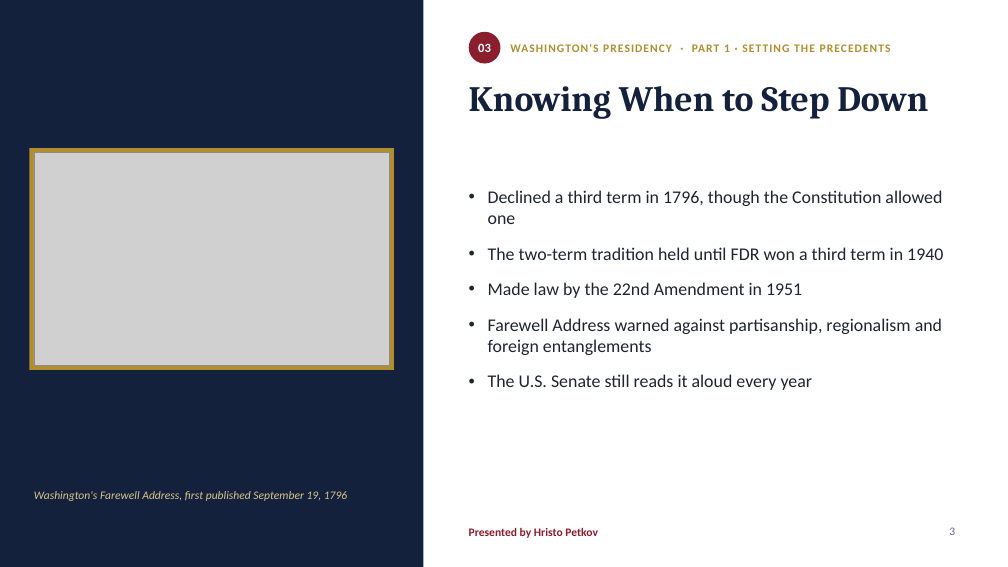
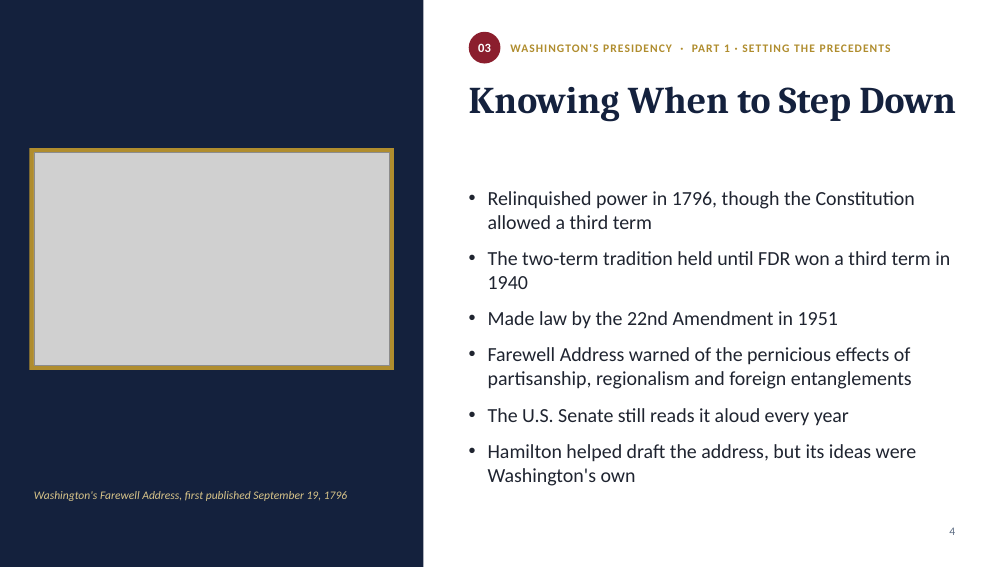
Before and after one commit to hristowork14-alt/Hristo, a slide deck: slide 4 of Washington_Presidency_Petkov_Dimitrov.pptx (slide 3 before the commit). Drawn at 1008x567 pixels with LibreOffice and Linux fonts; fonts in the diff are those of the drawing; grey boxes stand for pictures. Boxes give left, top, right and bottom in pixels: in the first picture for what was removed or moved away, otherwise in the second. Text is boxed around its words. In the diff, an @@ line names an element or a change of style, - is before the commit and + after.

```diff
--- a/Washington_Presidency_Petkov_Dimitrov.pptx
+++ b/Washington_Presidency_Petkov_Dimitrov.pptx
@@ title "Knowing When to Step Down" at [469,86,956,122]: size 34 to 36 pt @@
@@ text at [488,191,915,229]: text changed; size 17 to 19 pt @@
-• Declined a third term in 1796, though the Constitution allowed one
+• Relinquished power in 1796, though the Constitution allowed a third term
@@ text at [488,251,950,426]: size 17 to 19 pt in "The two-term tradition held until FDR won ...", "Made law by the 22nd Amendment in ...", "The U.S. Senate still reads it aloud ..."; less space between paragraphs @@
@@ text at [488,347,912,389]: text changed; size 17 to 19 pt @@
-• Farewell Address warned against partisanship, regionalism and foreign entanglements
+• Farewell Address warned of the pernicious effects of partisanship, regionalism and foreign entanglements
@@ text at [488,444,917,486]: paragraph added @@
+• Hamilton helped draft the address, but its ideas were Washington's own
@@ text removed at [469,528,598,538] @@
-Presented by Hristo Petkov
@@ page number at [949,527,955,535]: text changed @@
-3
+4
```
Also in this commit, not shown: 5 other slides changed, 2 slides added.
